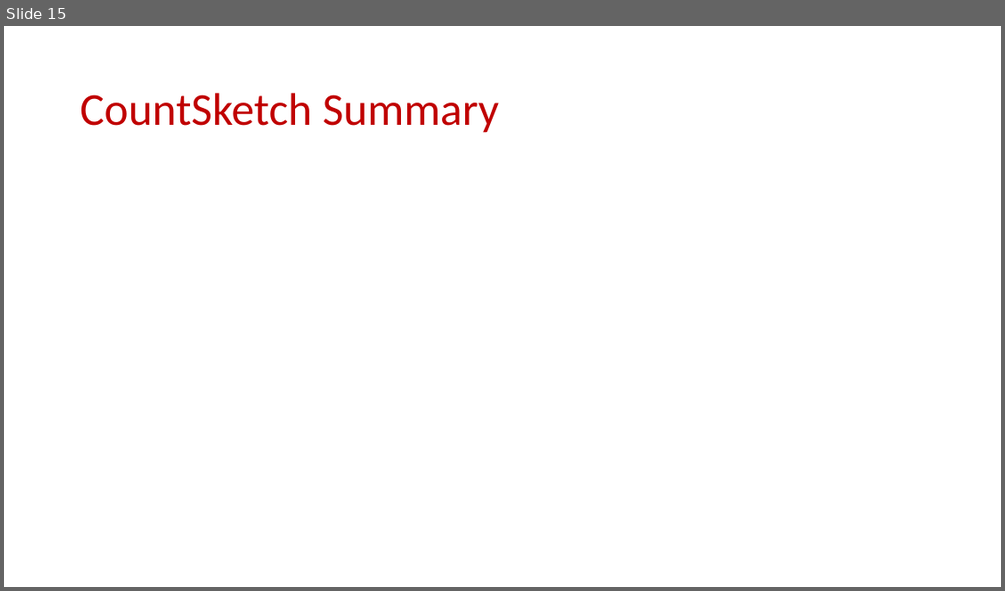
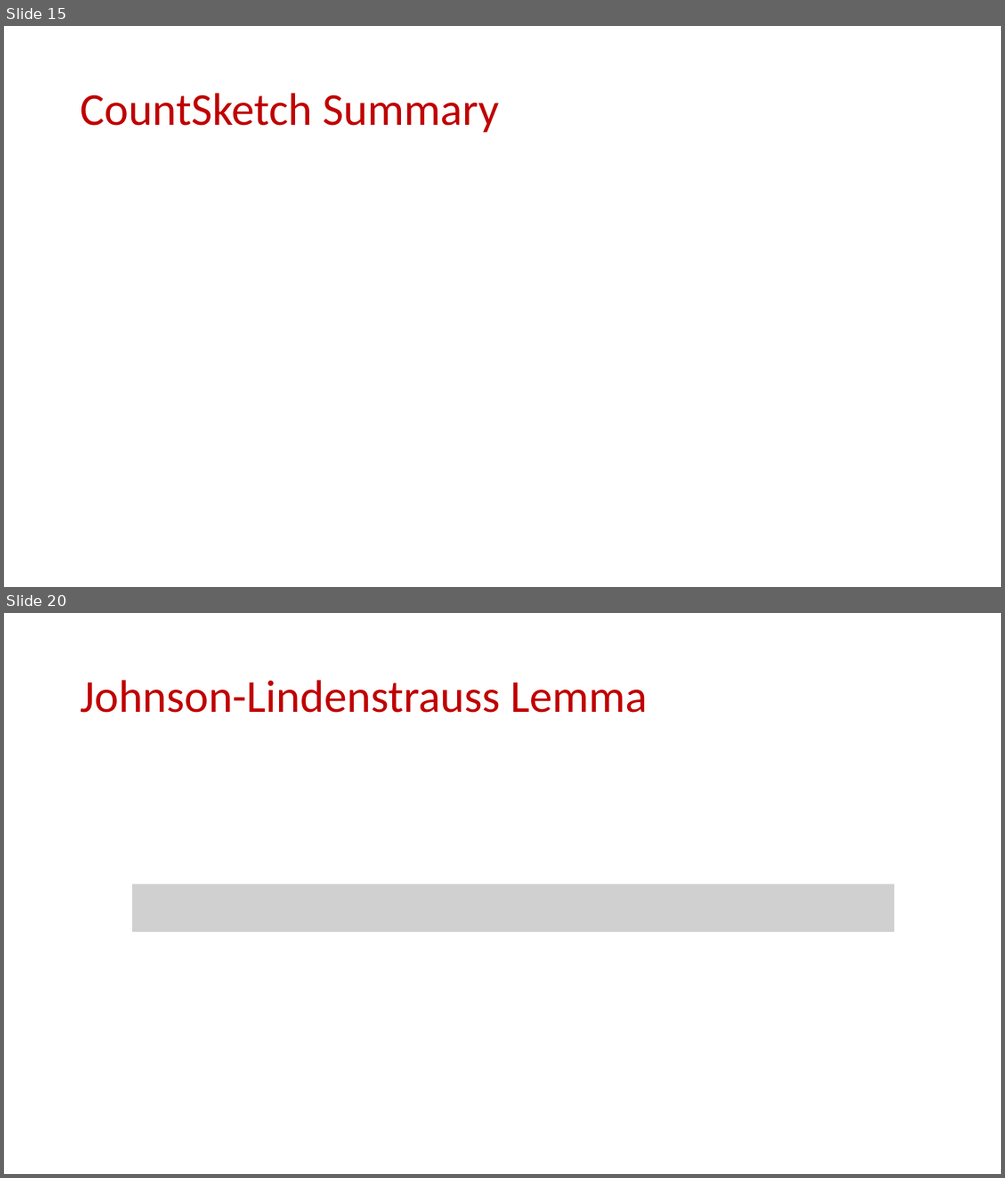
Before and after one commit to samsonzhou/samsonzhou.github.io, a slide deck: CSCE658-S24/L10.pptx. Shown one above the other, each under a label of ours: slide 15 before the commit, slides 15 and 20 after it; the slides between them are not shown. The pictures are 1005x591 and 1005x1178 pixels, drawn with LibreOffice and Linux fonts; fonts in the diff are those of the drawing; grey boxes stand for pictures. Boxes give left, top, right and bottom in pixels: in the first picture for what was removed or moved away, otherwise in the second. Text is boxed around its words. In the diff, an @@ line names an element or a change of style, - is before the commit and + after.

```diff
--- a/CSCE658-S24/L10.pptx
+++ b/CSCE658-S24/L10.pptx
@@ slide 20 added at <box>4,613,1001,1174</box>, background #FFFFFF @@
@@ title added at <box>80,680,647,713</box>, 44 pt, text #C00000 @@
+Johnson-Lindenstrauss Lemma
@@ picture added at <box>133,884,895,932</box> @@
```
Also in this commit, not shown: 31 other slides added, 3 other files.
